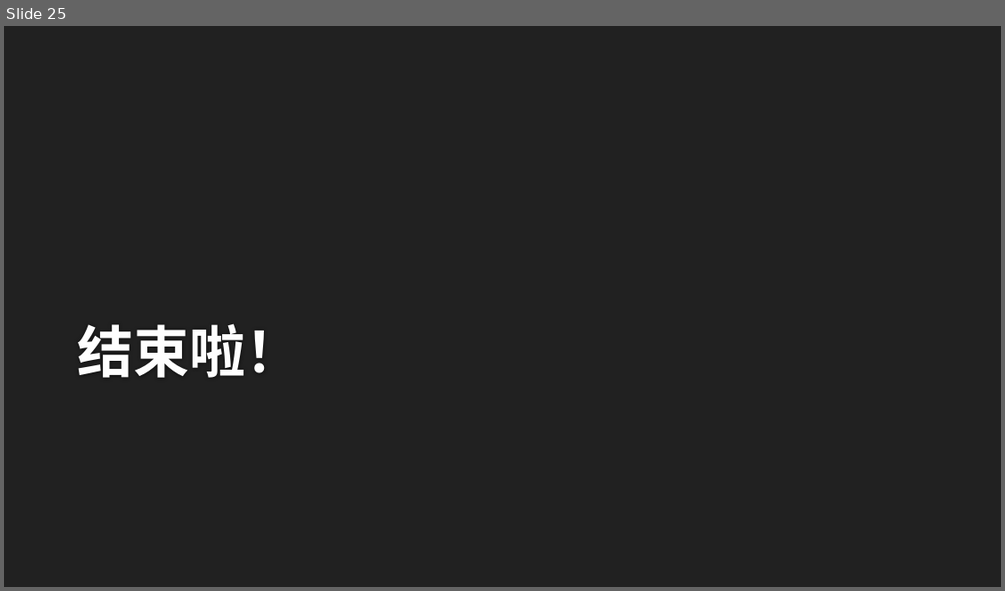
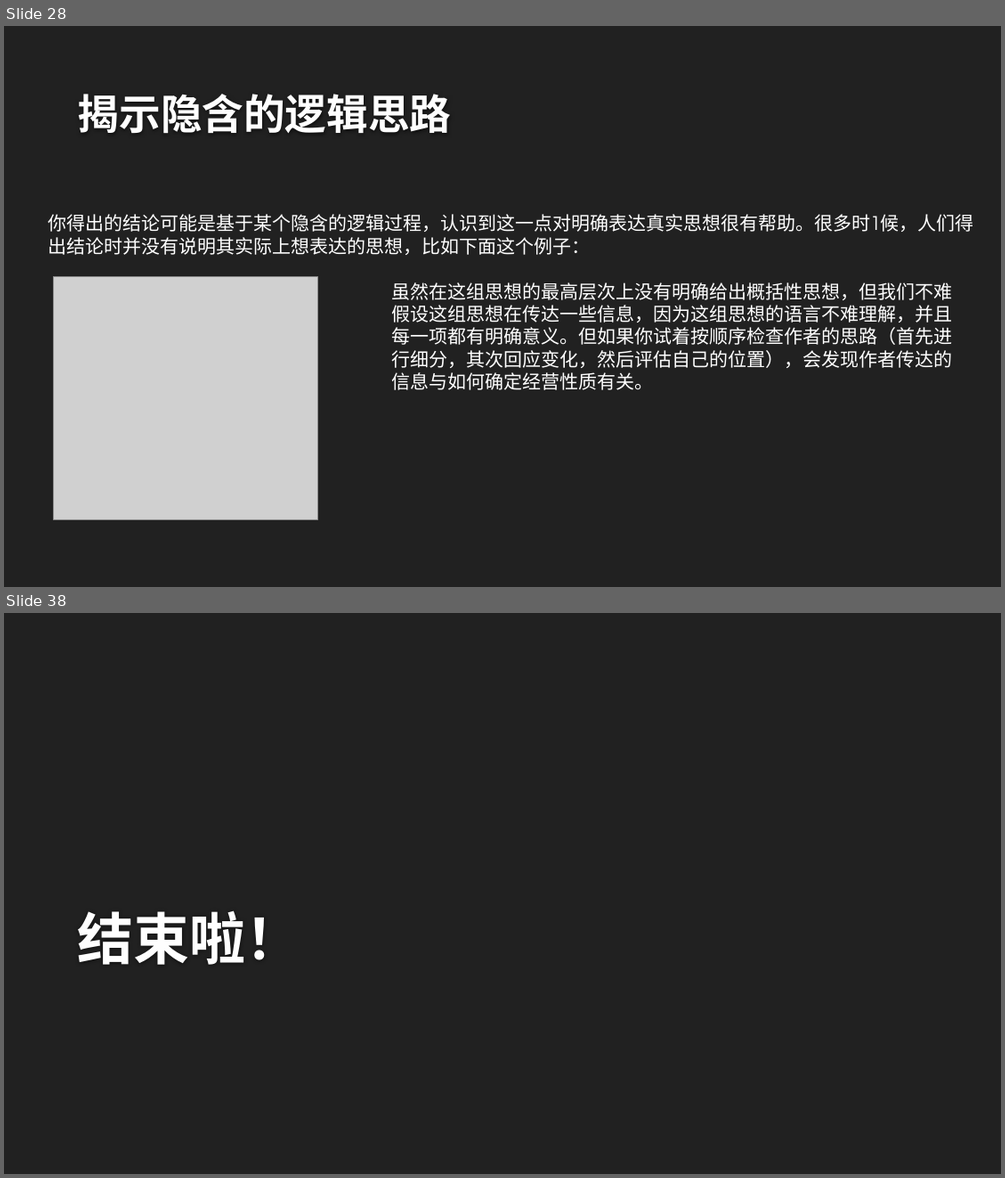
Before and after one commit to wangxm47/Transfer-folder, a slide deck: 2022学习班-第三期.pptx. Shown one above the other, each under a label of ours: slide 25 before the commit, slides 28 and 38 after it; the slides between them are not shown. The pictures are 1005x591 and 1005x1178 pixels, drawn with LibreOffice and Linux fonts; fonts in the diff are those of the drawing; grey boxes stand for pictures; background and template pictures are left out. Boxes give left, top, right and bottom in pixels: in the first picture for what was removed or moved away, otherwise in the second. Text is boxed around its words. In the diff, an @@ line names an element or a change of style, - is before the commit and + after.

```diff
--- a/2022学习班-第三期.pptx
+++ b/2022学习班-第三期.pptx
@@ slide 28 added at (x1=4, y1=26, x2=1001, y2=587), background #212121 @@
@@ title added at (x1=78, y1=94, x2=452, y2=133), 40 pt, text #FEFEFE, bold @@
+揭示隐含的逻辑思路
@@ text added at (x1=48, y1=214, x2=974, y2=255), 18 pt, text #FFFFFF @@
+你得出的结论可能是基于某个隐含的逻辑过程，认识到这一点对明确表达真实思想很有帮助。很多时1候，人们得出结论时并没有说明其实际上想表达的思想，比如下面这个例子：
@@ picture added at (x1=53, y1=276, x2=317, y2=520) @@
@@ text added at (x1=392, y1=282, x2=953, y2=390), 18 pt, text #FFFFFF @@
+虽然在这组思想的最高层次上没有明确给出概括性思想，但我们不难假设这组思想在传达一些信息，因为这组思想的语言不难理解，并且每一项都有明确意义。但如果你试着按顺序检查作者的思路（首先进行细分，其次回应变化，然后评估自己的位置），会发现作者传达的信息与如何确定经营性质有关。
@@ what was slide 25 is now slide 38 @@
```
Also in this commit, not shown: 14 slides changed, 18 other slides added, 6 slides removed.
